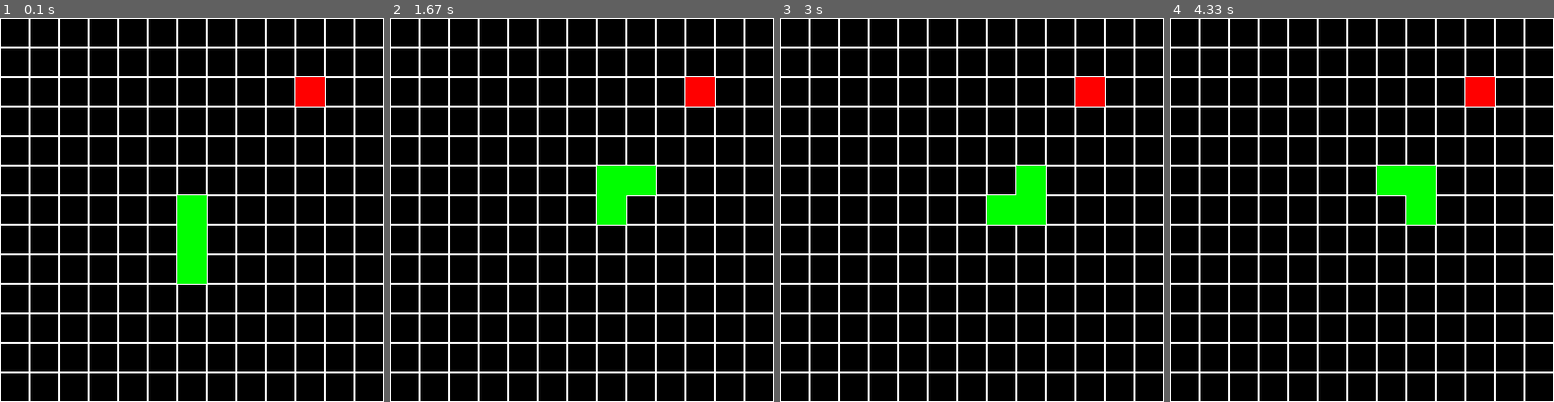
Above: before the commit, frames 1-4 (left to right).
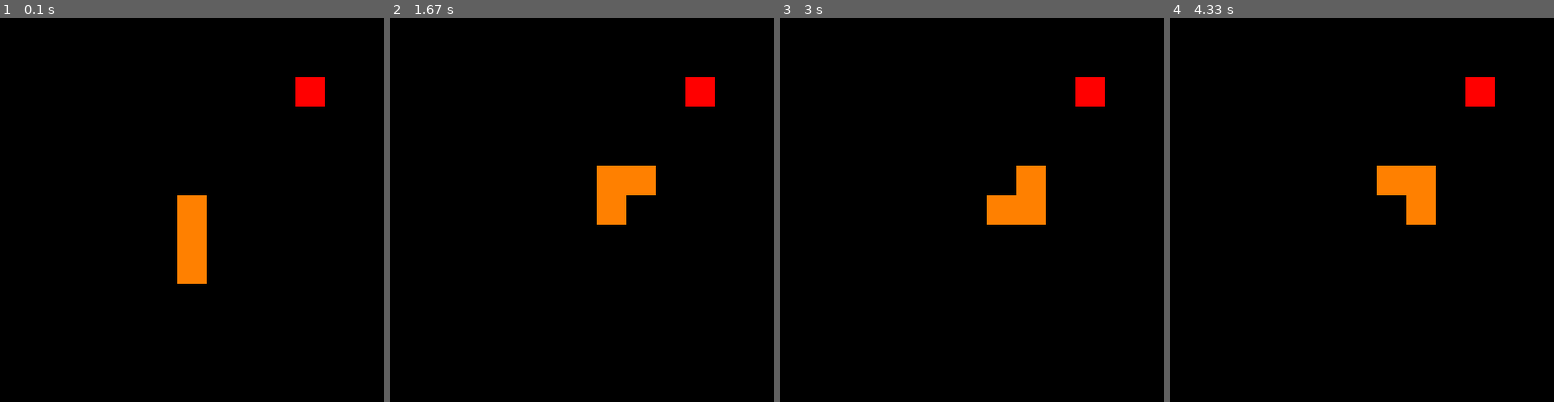
Above: after the commit, the same moments.

Repository: SanDaws/Estructura-de-datos
Game: pygame game, started from Trabajos/Trabajo1/codigo_snake.py
The game is run twice, just before and just after one commit, with the same random seed, the same clock (stepped at 60 frames per second) and the same inputs.
Inputs:
- Up to frame 1 (0.1 s): no input
- Up to frame 2 (1.67 s): hold Right 0.33-0.8 s; hold Up 0.83-1.13 s; hold Right 1.17-1.63 s
- Up to frame 3 (3 s): hold Down 2.23-2.53 s; hold Left 2.57-2.97 s
- Up to frame 4 (4.33 s): hold Up 3-3.37 s; hold Right 3.4-4.03 s; hold Down from 4.07 s (still down)

The runs differ from the first frame. In frame 1, 14% of the frame differs, in the area x 0-100%, y 0-100%; in frame 2, 14%; in frame 3, 14%; in frame 4, 14%.

Commit message:
modificacion snake

Diff:
--- /dev/null
+++ b/Trabajos/Trabajo1/codigo_snake(ideas).txt
@@ -0,0 +1,6 @@
+>>lin 7 -17: cambiar todo por constantes(saltar procesos de dimensionamiento)
+>> lin 21-24: cambiar colores(opcion para evitar problemas con el codigo)
+>>lin 27,34,38: cambiar por #
+>>> felicitarlos por definirlo todo en funciones(nos falto a nosotros)
+<<< todo esta puesto en escala(curioso)
+>>> lin 90: cambiar color por la variable color
--- a/Trabajos/Trabajo1/codigo_snake.py
+++ b/Trabajos/Trabajo1/codigo_snake.py
@@ -20,7 +20,7 @@
 # Colores
 blanco = (255, 255, 255)
 negro = (0, 0, 0)
-verde = (0, 255, 0)
+verde = (255, 128, 0)
 rojo = (255, 0, 0)
 
 
@@ -87,7 +87,7 @@
 def mostrar_mensaje_perdida():
         """Termina el juego mostrando el mensaje cuando se pierde"""
         fuente = pygame.font.Font(None, 36)  # Fuente y tamaño
-        mensaje = fuente.render("¡Perdiste el juego!", True, (255, 0, 0))  # Texto y color
+        mensaje = fuente.render("¡Perdiste el juego!", True, rojo)  # Texto y color
         ventana.blit(mensaje, (ancho // 2 - mensaje.get_width() // 2, alto // 2 - mensaje.get_height() // 2))
 
 #Estados iniciales
@@ -141,9 +141,9 @@
 
     # Dibujar el tablero
     ventana.fill(negro)
-    for fila in range(ancho_tablero):
+    """for fila in range(ancho_tablero):
         for columna in range(alto_tablero):
-            pygame.draw.rect(ventana, blanco, (columna * tamanio_celda, fila * tamanio_celda, tamanio_celda, tamanio_celda), 1)
+            pygame.draw.rect(ventana, blanco, (columna * tamanio_celda, fila * tamanio_celda, tamanio_celda, tamanio_celda), 1)"""
     #Si c[2] es True significa que no ha perdido
     if controlador[2]:
         serpiente_pantalla(serpiente)
